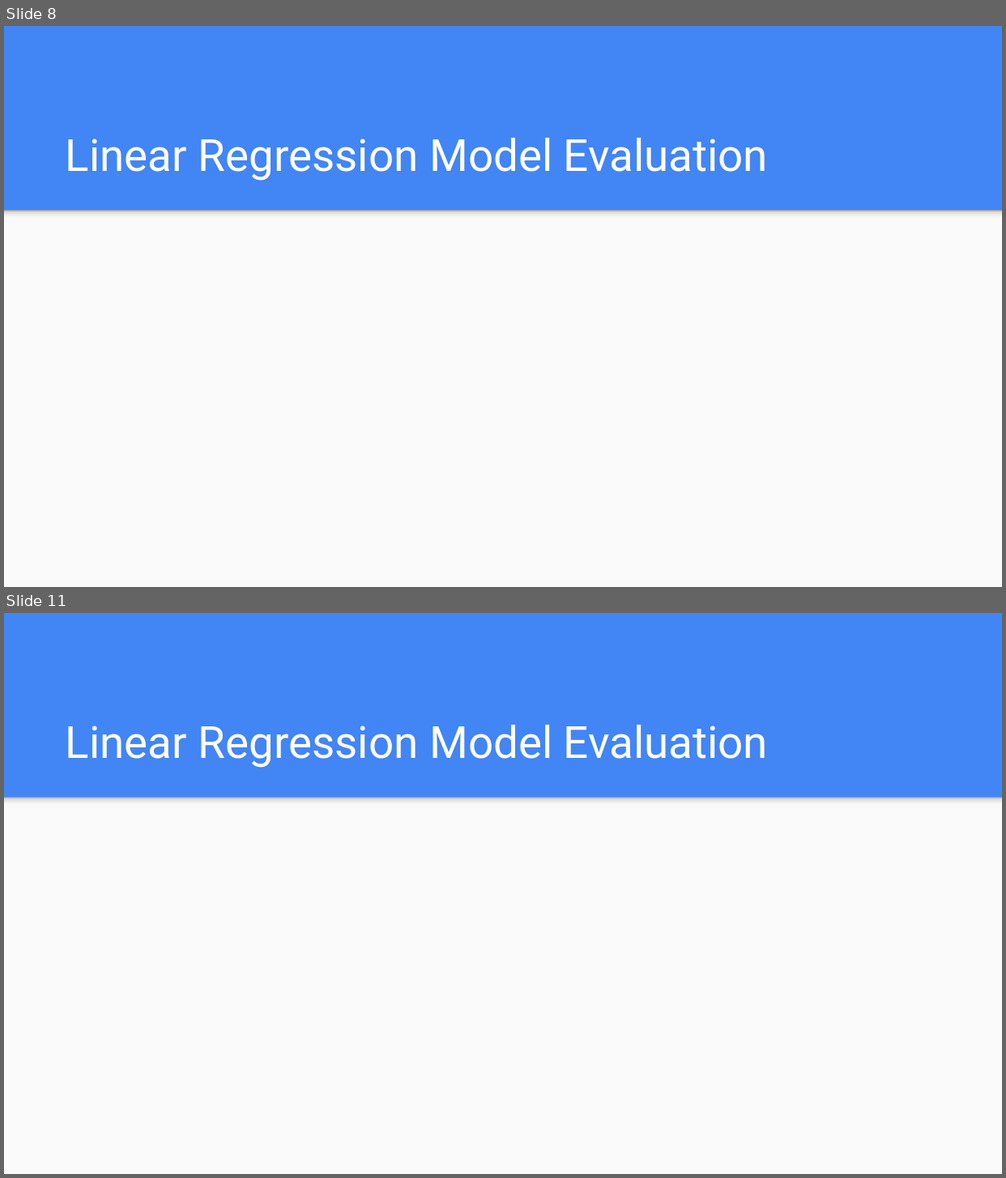
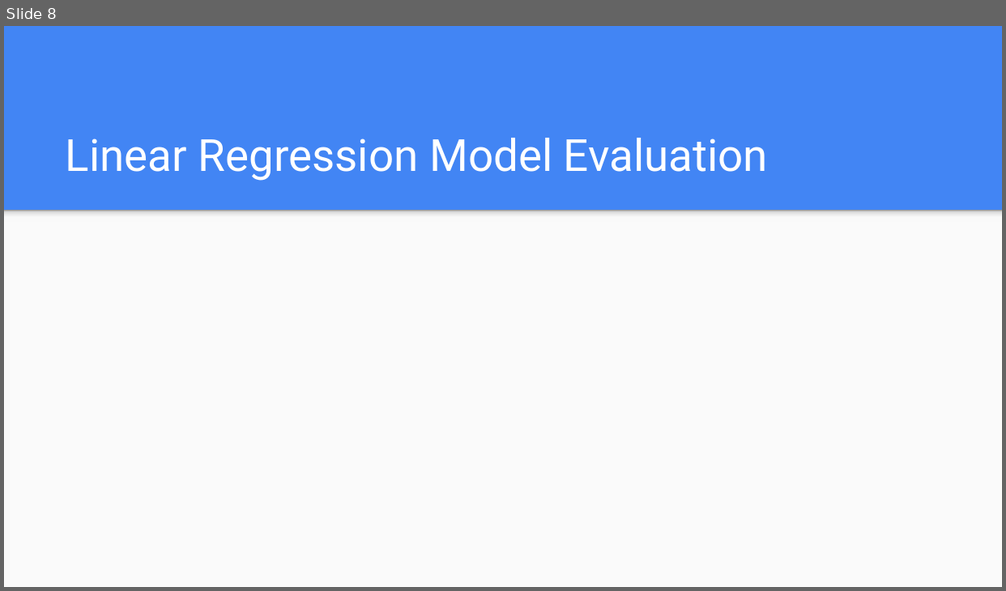
Before and after one commit to dukewoods/Project2_Trading_Algorithm, a slide deck: Resources/Project2.pptx. Shown one above the other, each under a label of ours: slides 8 and 11 before the commit, slide 8 after it; the slides between them are not shown. The pictures are 1006x1178 and 1006x591 pixels, drawn with LibreOffice and Linux fonts; fonts in the diff are those of the drawing. Boxes give left, top, right and bottom in pixels: in the first picture for what was removed or moved away, otherwise in the second. Text is boxed around its words. In the diff, an @@ line names an element or a change of style, - is before the commit and + after.

```diff
--- a/Resources/Project2.pptx
+++ b/Resources/Project2.pptx
@@ slide 11 removed at bbox=[4, 613, 1002, 1174], background #4285F4; not listed: 2 template elements that a slide beside it also shows @@
@@ title removed at bbox=[66, 725, 768, 768] @@
-Linear Regression Model Evaluation
```
Also in this commit, not shown: 5 slides changed, 7 slides added, 3 other slides removed.
